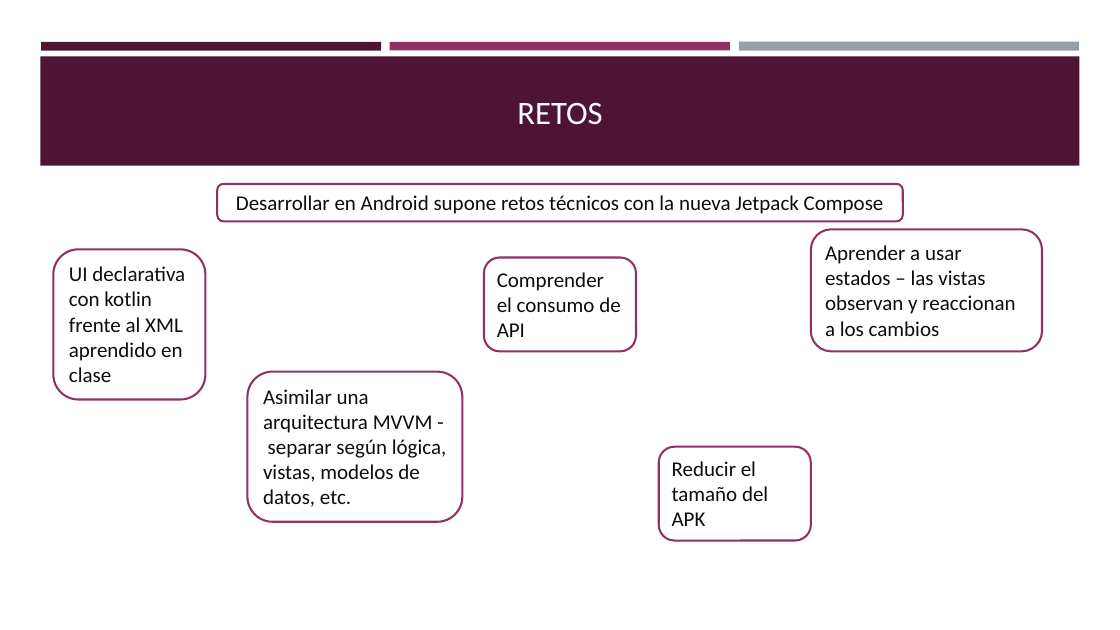
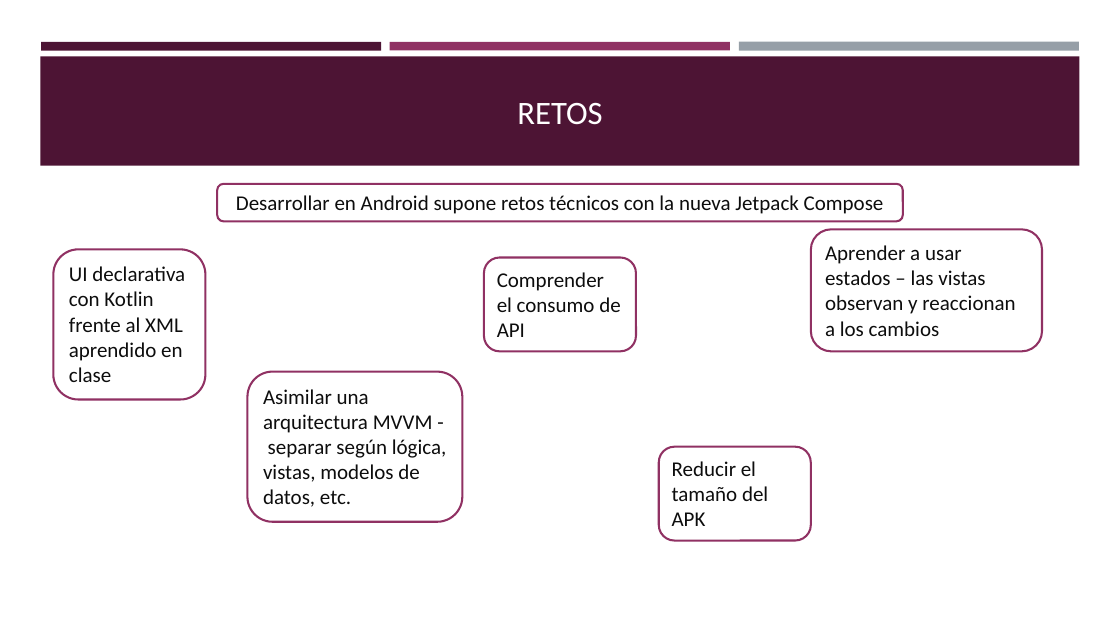
Before and after one commit to AlexGhubb/Anizeno, a slide deck: slide 6 of Defensa/Proyecto app Anizeno.pptx. Drawn at 1120x630 pixels with LibreOffice and Linux fonts; fonts in the diff are those of the drawing. Boxes give left, top, right and bottom in pixels: in the first picture for what was removed or moved away, otherwise in the second. Text is boxed around its words. In the diff, an @@ line names an element or a change of style, - is before the commit and + after.

```diff
--- a/Defensa/Proyecto app Anizeno.pptx
+++ b/Defensa/Proyecto app Anizeno.pptx
@@ text in rounded rectangle at (69, 266, 185, 382): text changed @@
-UI declarativa con kotlin frente al XML aprendido en clase
+UI declarativa con Kotlin frente al XML aprendido en clase
```
Also in this commit, not shown: 3 other slides changed, 1 other file.
